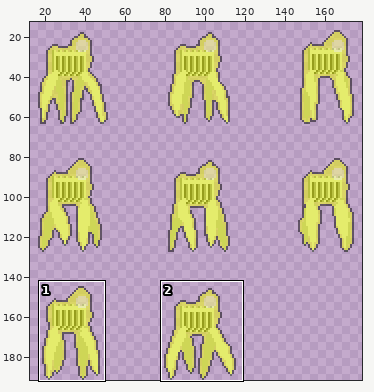
Two versions of one sprite sheet, Assets/Sprites/Ennemies/WalkerWalking.png. The picture above shows the old version from afar; the outline marks the close-up.
Close-up. Before:
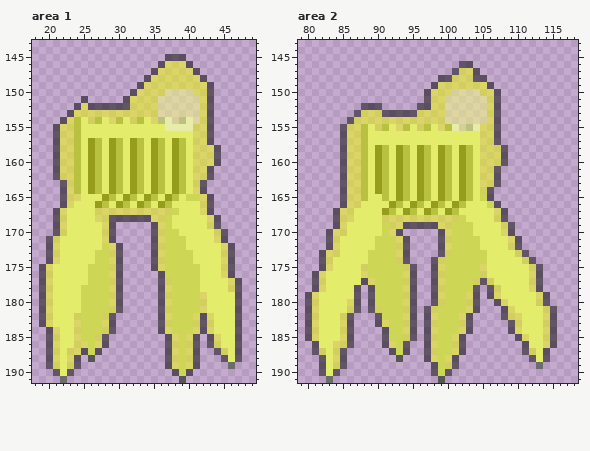
The file is 192x192 pixels. Shown: area 1: x 18..49, y 143..191; area 2: x 79..118, y 143..191. The wide view leaves out empty margins. The commit also changed other parts of the picture, which this record leaves out.
After the commit:
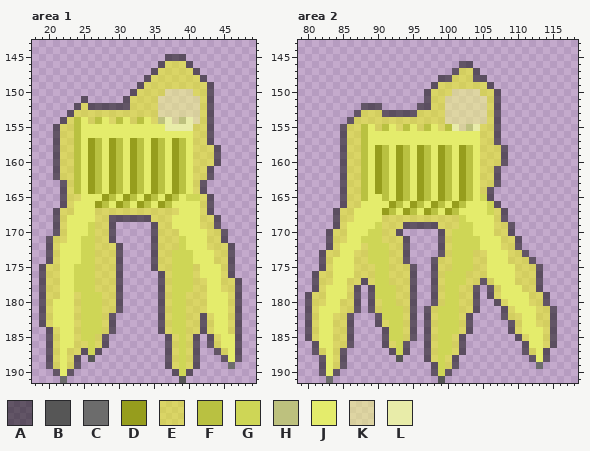
Palette (. is transparent): A #00000080  B #565656  C #6c6c6c  D #969d1d  E #efff0080  F #b9c141  G #ced656  H #bdc17e  J #e4ec6c  K #f7ff7a80  L #e8eca9
Difference:
Area 1:
y 167: x 23 J -> E; x 38 G -> E
y 168: x 37 G -> E; x 42 J -> E
y 169: x 26..27 JJ -> GE; x 37 G -> E; x 42 J -> E
y 170: x 26..27 JJ -> GE; x 37..38 GG -> EE; x 43 J -> E
y 171: x 22 J -> E; x 25..27 JJJ -> GGE; x 37..38 GG -> EE; x 43 J -> E
y 172: x 25..28 JJJG -> GGEE; x 37..38 GG -> EE; x 43..44 JJ -> EE
y 173..174: x 25..28 JJGG -> GGEE; x 37 G -> E; x 44 J -> E
y 175..176: x 21 J -> E; x 24..25 JJ -> GG; x 27..28 GG -> EE; x 37 G -> E; x 41 G -> E
y 177: x 21 J -> E; x 24..25 JJ -> GG; x 27..28 GG -> EE; x 41..42 GJ -> EE; x 45 J -> E
y 178: x 21 J -> E; x 24 J -> G; x 27..28 GG -> EE; x 41..42 GJ -> EE; x 45 J -> E
y 179: x 21 J -> E; x 24 J -> E; x 28 G -> E; x 40..41 GG -> EE; x 46 J -> E
y 180..181: x 24 J -> E; x 28 G -> E; x 40..41 GG -> EE; x 46 J -> E
y 182..184: x 40 G -> E; x 46 J -> E
Area 2:
y 167: x 106 J -> G
y 169: x 90..91 JG -> GE; x 101 G -> E; x 107 J -> E
y 170: x 89..91 JJG -> GGE; x 107 J -> E
y 171: x 85 J -> E; x 88..89 JJ -> GG; x 91..92 GG -> EE; x 108 J -> E
y 172: x 88..89 JJ -> EG; x 92 G -> E; x 108 J -> E
y 173: x 87..88 JJ -> EE; x 92 G -> E; x 104..105 GG -> EE; x 109 J -> E
y 174: x 87..88 JJ -> EE; x 92 G -> E; x 100 G -> E; x 104..105 GG -> EE; x 109..110 JJ -> EE
y 175: x 87 J -> E; x 89 G -> E; x 92..93 GG -> EE; x 100 G -> E; x 104 G -> E; x 110..111 JJ -> EE
y 176: x 83 J -> E; x 87 J -> E; x 89 G -> E; x 92..93 GG -> EE; x 103..104 GG -> EE; x 110..111 JJ -> EE
y 177: x 83 J -> E; x 86..87 JJ -> EE; x 92..93 GG -> EE; x 103 G -> E; x 110..111 JJ -> EE
y 178: x 86 J -> E; x 93 G -> E; x 102..103 GG -> EE; x 111 J -> E
y 179: x 82 J -> E; x 86 J -> E; x 93 G -> E; x 102 G -> E; x 112 J -> E
y 180: x 82 J -> E; x 85 J -> E; x 90 G -> E; x 93 G -> E; x 102 G -> E; x 112 J -> E
y 181: x 85 J -> E; x 102 G -> E; x 113 J -> E
y 182..183: x 84 J -> E; x 113 J -> E
y 184..185: x 84 J -> E
Boxes around the changes in both close-ups, in picture pixels (x1, y1, x2, y2):
changed: (53, 208, 109, 313)
changed: (165, 208, 235, 334)
changed: (445, 208, 543, 327)
changed: (319, 222, 403, 341)
